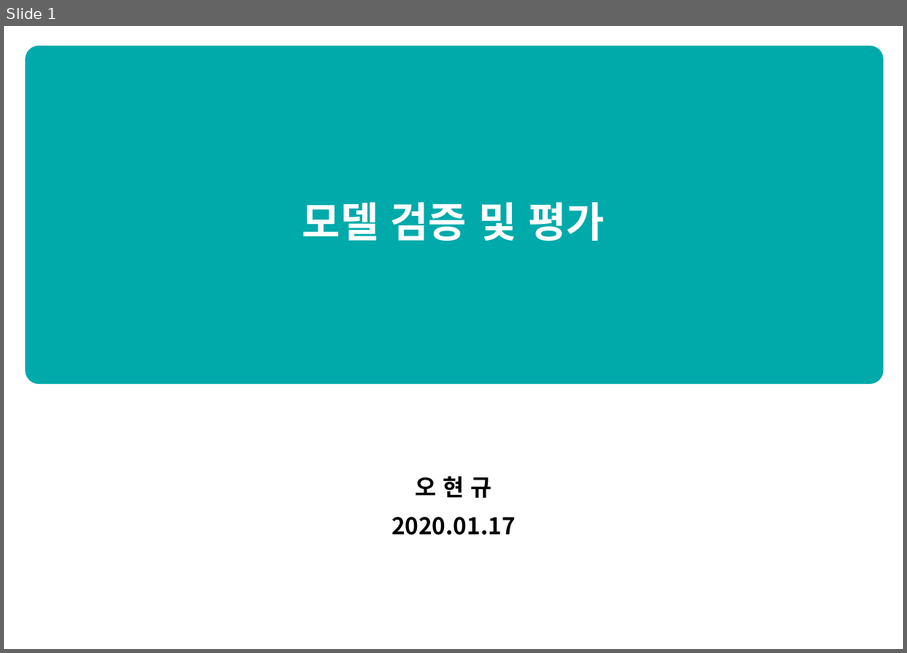
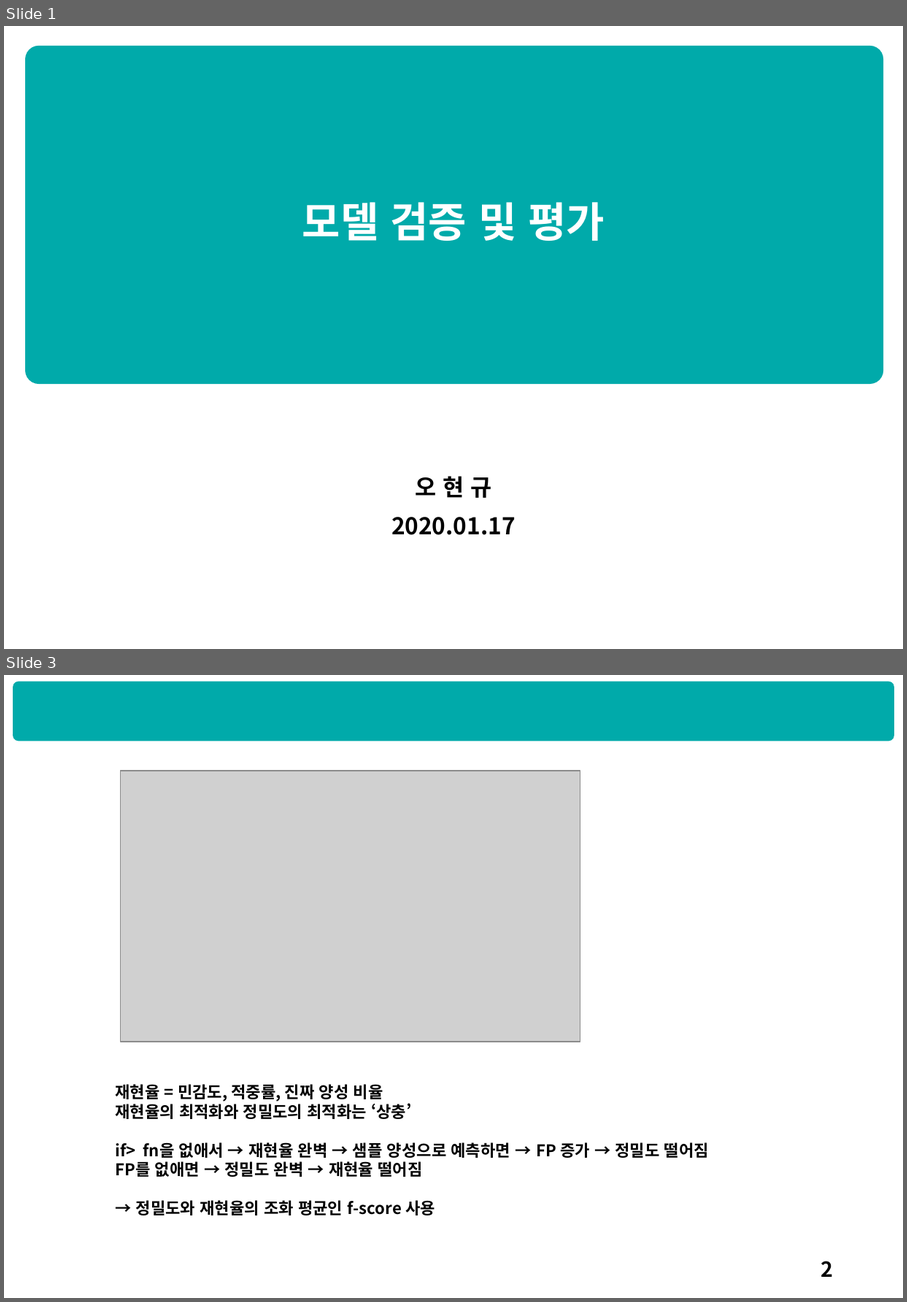
Before and after one commit to HyunQQ/analysis, a slide deck: 모델검증_평가_정리.pptx. Shown one above the other, each under a label of ours: slide 1 before the commit, slides 1 and 3 after it; the slides between them are not shown. The pictures are 907x653 and 907x1302 pixels, drawn with LibreOffice and Linux fonts; fonts in the diff are those of the drawing; grey boxes stand for pictures. Boxes give left, top, right and bottom in pixels: in the first picture for what was removed or moved away, otherwise in the second. Text is boxed around its words. In the diff, an @@ line names an element or a change of style, - is before the commit and + after.

```diff
--- a/모델검증_평가_정리.pptx
+++ b/모델검증_평가_정리.pptx
@@ slide 3 added at (4, 675, 903, 1298), background #FFFFFF @@
@@ rounded rectangle added at (13, 682, 895, 741), fill #00AAAA @@
@@ picture added at (120, 771, 580, 1041) @@
@@ text added at (115, 1084, 709, 1215), 14 pt, text #000000, bold @@
+재현율 = 민감도, 적중률, 진짜 양성 비율
+재현율의 최적화와 정밀도의 최적화는 ‘상충’
+if> fn을 없애서 → 재현율 완벽 → 샘플 양성으로 예측하면 → FP 증가 → 정밀도 떨어짐
+FP를 없애면 → 정밀도 완벽 → 재현율 떨어짐
+→ 정밀도와 재현율의 조화 평균인 f-score 사용
@@ page number added at (821, 1260, 833, 1277), 18 pt, text #000000 @@
+2
```
Also in this commit, not shown: 1 other slide added, 1 slide removed.
